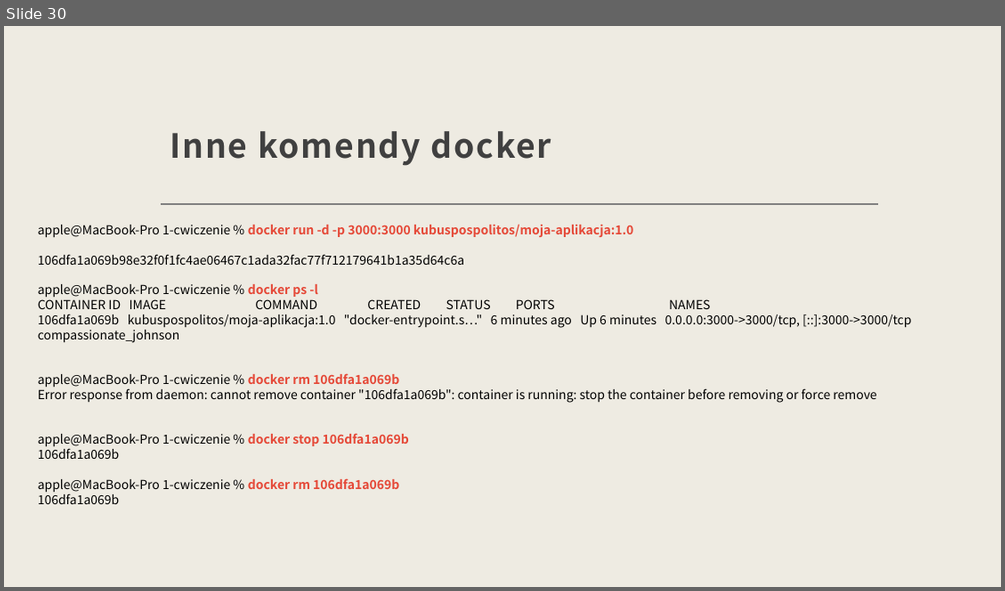
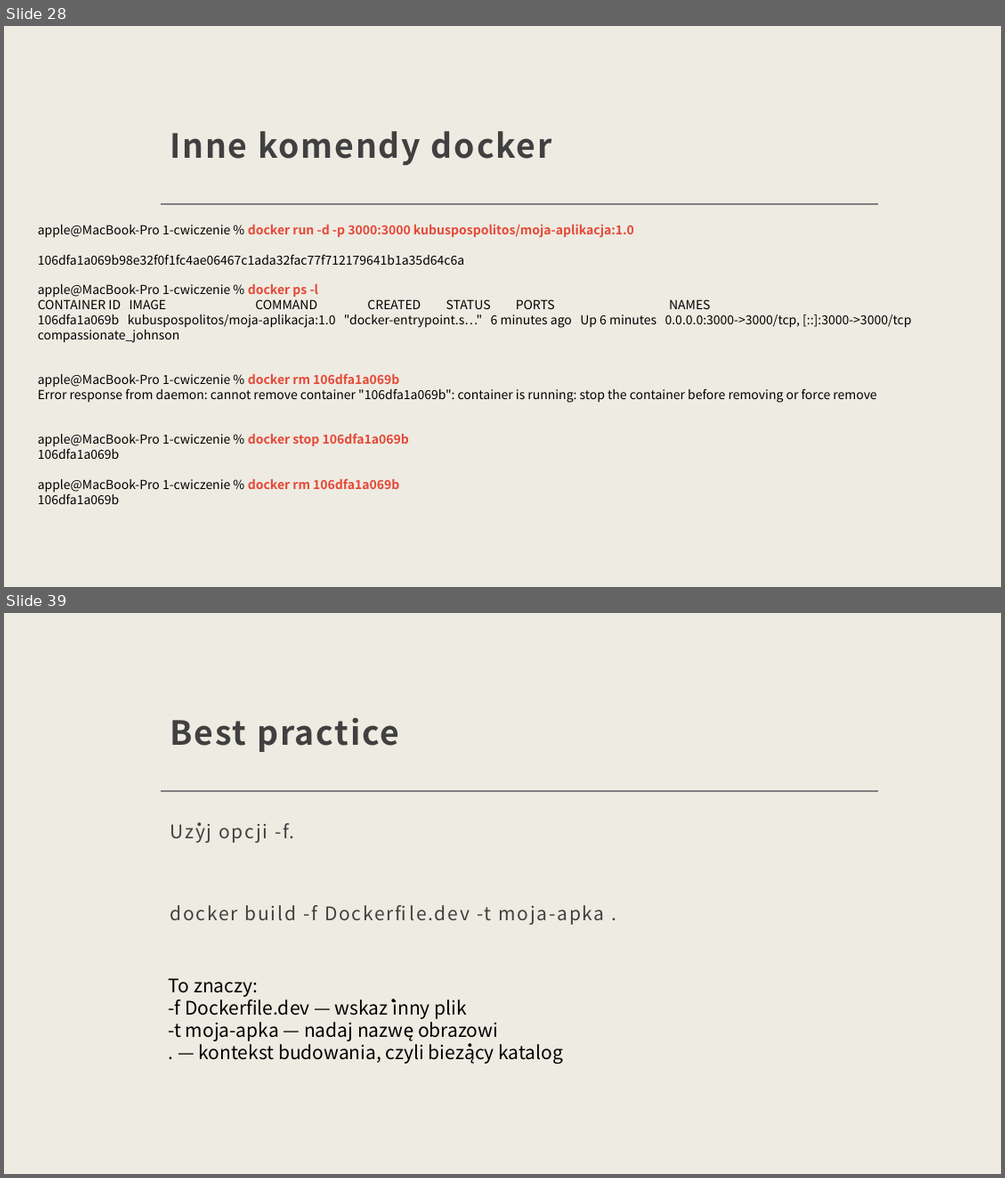
Before and after one commit to gajdaj2/docker_k8s, a slide deck: devops_docker_k8s.pptx. Shown one above the other, each under a label of ours: slide 30 before the commit, slides 28 and 39 after it; the slides between them are not shown. The pictures are 1005x591 and 1005x1178 pixels, drawn with LibreOffice and Linux fonts; fonts in the diff are those of the drawing. Boxes give left, top, right and bottom in pixels: in the first picture for what was removed or moved away, otherwise in the second. Text is boxed around its words. In the diff, an @@ line names an element or a change of style, - is before the commit and + after.

```diff
--- a/devops_docker_k8s.pptx
+++ b/devops_docker_k8s.pptx
@@ slide 39 added at (4,613,1001,1174), background #EEEBE2; not listed: 1 template element that a slide beside it also shows @@
@@ title added at (170,718,399,752), 32 pt, text #404040, bold @@
+Best practice
@@ text added at (170,822,605,925), 18 pt, text #404040 @@
+Użyj opcji -f.
+docker build -f Dockerfile.dev -t moja-apka .
@@ text added at (169,978,564,1063), 18 pt, text #000000 @@
+To znaczy:
+-f Dockerfile.dev — wskaż inny plik
+-t moja-apka — nadaj nazwę obrazowi
+. — kontekst budowania, czyli bieżący katalog
@@ what was slide 30 is now slide 28 @@
```
Also in this commit, not shown: 5 slides changed, 36 other slides added, 2 slides removed, 37 other files.
